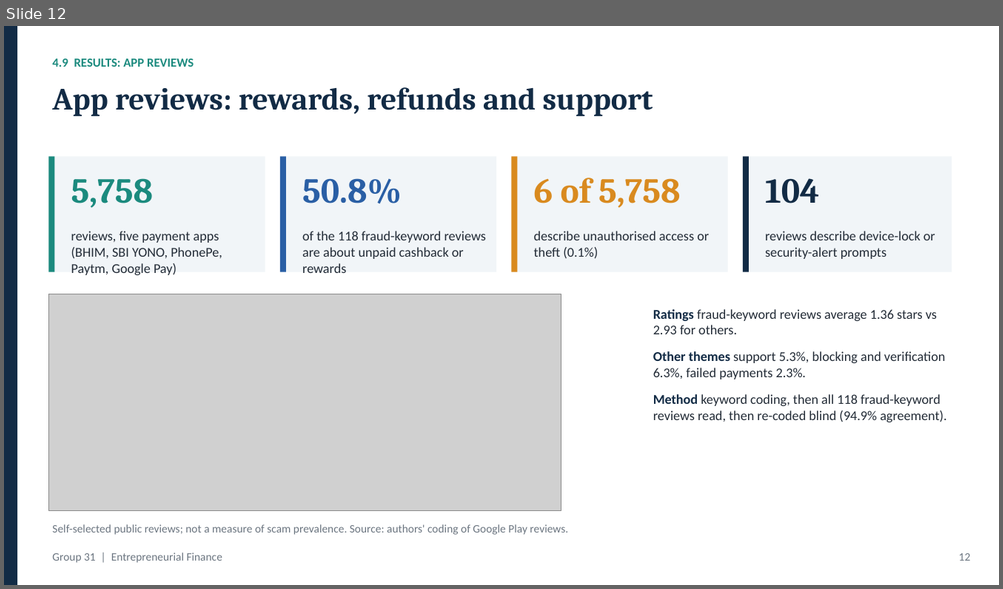
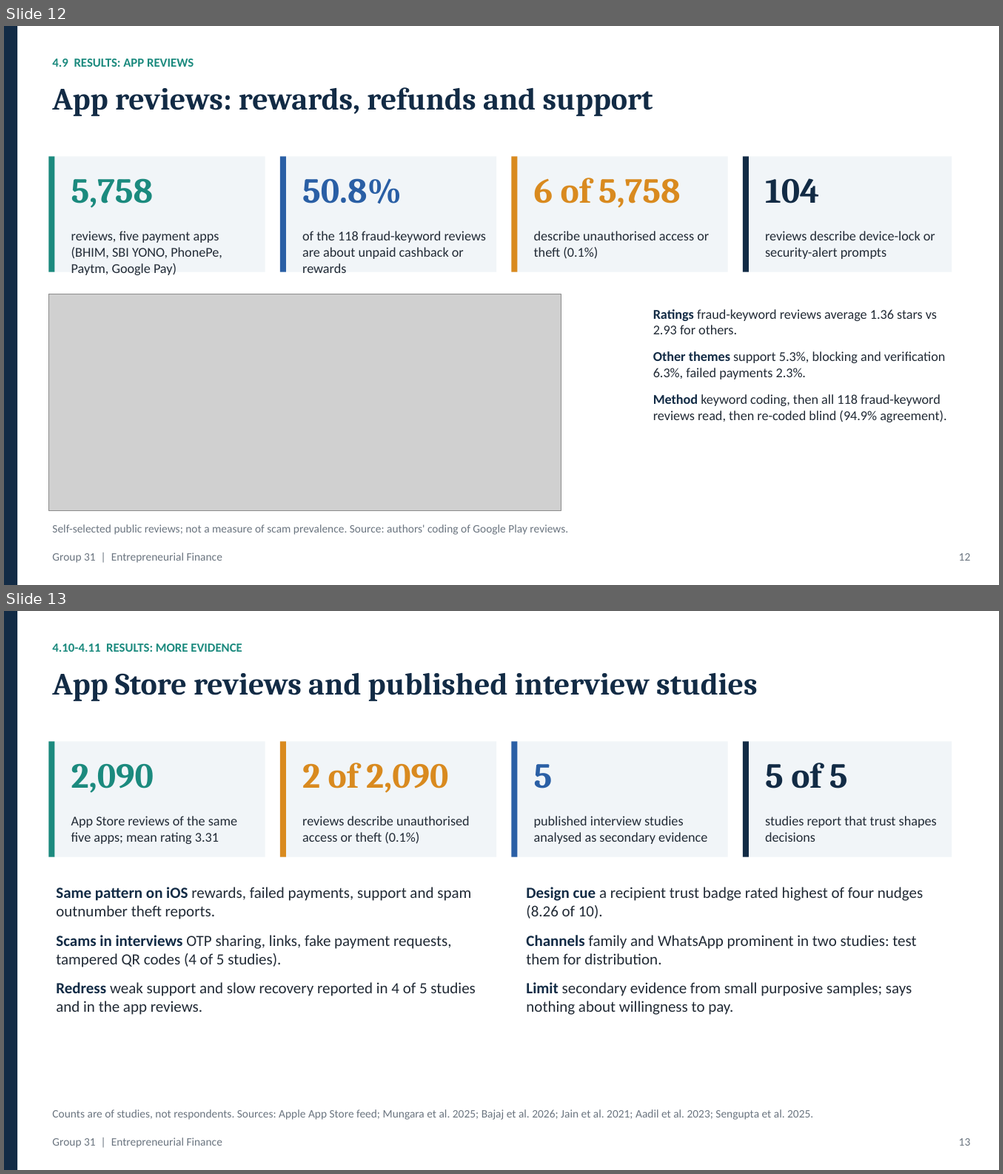
Before and after one commit to sahsudhanshu/EF, a slide deck: Group_31/slides/Group_31_Presentation_Final.pptx. Shown one above the other, each under a label of ours: slide 12 before the commit, slides 12 and 13 after it. The pictures are 1003x589 and 1003x1174 pixels, drawn with LibreOffice and Linux fonts; fonts in the diff are those of the drawing; grey boxes stand for pictures. Boxes give left, top, right and bottom in pixels: in the first picture for what was removed or moved away, otherwise in the second. Text is boxed around its words. In the diff, an @@ line names an element or a change of style, - is before the commit and + after.

```diff
--- a/Group_31/slides/Group_31_Presentation_Final.pptx
+++ b/Group_31/slides/Group_31_Presentation_Final.pptx
@@ slide 13 added at bbox=[4, 611, 999, 1170], background #FFFFFF @@
@@ rectangle added at bbox=[4, 611, 17, 1170], fill #122B45 @@
@@ text added at bbox=[52, 644, 242, 652], 12 pt, text #1B8A7E, bold @@
+4.10-4.11 RESULTS: MORE EVIDENCE
@@ text added at bbox=[52, 672, 757, 701], 30 pt, text #122B45, bold @@
+App Store reviews and published interview studies
@@ rectangle added at bbox=[48, 741, 265, 857], fill #F1F5F8 @@
@@ rectangle added at bbox=[48, 741, 55, 857], fill #1B8A7E @@
@@ rectangle added at bbox=[280, 741, 496, 857], fill #F1F5F8 @@
@@ rectangle added at bbox=[280, 741, 286, 857], fill #D98A1F @@
@@ rectangle added at bbox=[512, 741, 728, 857], fill #F1F5F8 @@
@@ rectangle added at bbox=[512, 741, 518, 857], fill #2A5FA5 @@
@@ rectangle added at bbox=[743, 741, 951, 857], fill #F1F5F8 @@
@@ rectangle added at bbox=[743, 741, 748, 857], fill #122B45 @@
@@ text added at bbox=[71, 763, 153, 793], 34 pt, text #1B8A7E, bold @@
+2,090
@@ text added at bbox=[302, 763, 448, 793], 34 pt, text #D98A1F, bold @@
+2 of 2,090
@@ text added at bbox=[534, 764, 552, 789], 34 pt, text #2A5FA5, bold @@
+5
@@ text added at bbox=[765, 763, 848, 789], 34 pt, text #122B45, bold @@
+5 of 5
@@ text added at bbox=[71, 816, 237, 844], 13 pt, text #222B36 @@
+App Store reviews of the same five apps; mean rating 3.31
@@ text added at bbox=[302, 816, 469, 844], 13 pt, text #222B36 @@
+reviews describe unauthorised access or theft (0.1%)
@@ text added at bbox=[534, 816, 707, 844], 13 pt, text #222B36 @@
+published interview studies analysed as secondary evidence
@@ text added at bbox=[765, 816, 936, 842], 13 pt, text #222B36 @@
+studies report that trust shapes decisions
@@ text added at bbox=[56, 887, 475, 1015], 15 pt, text #222B36 @@
+Same pattern on iOS rewards, failed payments, support and spam outnumber theft reports.
+Scams in interviews OTP sharing, links, fake payment requests, tampered QR codes (4 of 5 studies).
+Redress weak support and slow recovery reported in 4 of 5 studies and in the app reviews.
@@ text added at bbox=[526, 887, 922, 1015], 15 pt, text #222B36 @@
+Design cue a recipient trust badge rated highest of four nudges (8.26 of 10).
+Channels family and WhatsApp prominent in two studies: test them for distribution.
+Limit secondary evidence from small purposive samples; says nothing about willingness to pay.
@@ text added at bbox=[52, 1110, 813, 1120], 11 pt, text #6B7580 @@
+Counts are of studies, not respondents. Sources: Apple App Store feed; Mungara et al. 2025; Bajaj et al. 2026; Jain et al. 2021; Aadil et al. 2023; Sengupta et al. 2025.
@@ text added at bbox=[52, 1138, 222, 1148], 11 pt, text #6B7580 @@
+Group 31 | Entrepreneurial Finance
@@ text added at bbox=[959, 1139, 970, 1146], 11 pt, text #6B7580 @@
+13
```
Also in this commit, not shown: 9 slides changed, 25 other files.
